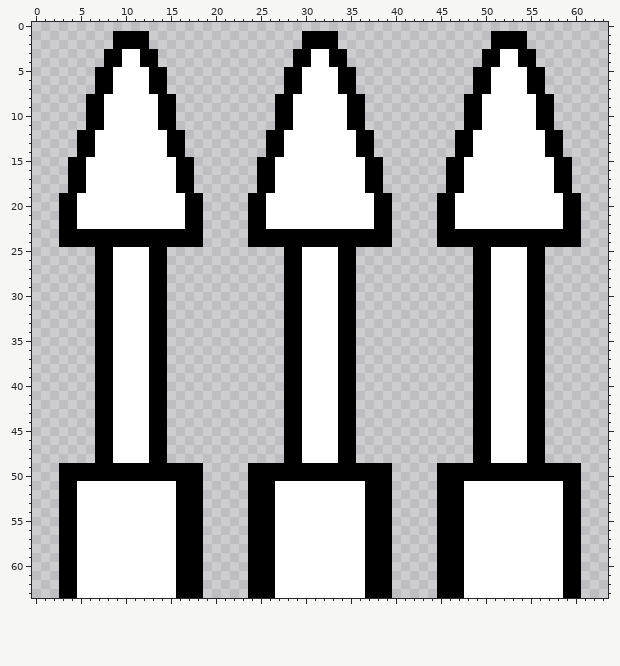
Pixel-art sprite, stored at RimDungeon/Common/Textures/Things/Building/Traps/Spikes_Unarmed.png. The picture above was drawn from the file before the commit.
The file is 64x64 pixels. Pixels under 10% opacity are left out. Colours within 5 levels of each other are drawn and written as one.
New version:
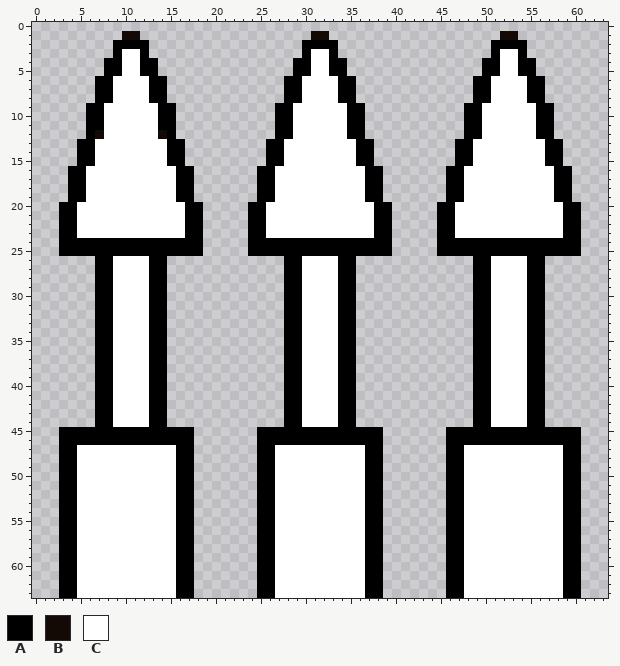
Palette (. is transparent): A #000000  B #130a06  C #ffffff
What changed:
@@ x 0..63 @@
  0 ................................................................
- 1 .........AAAA.................AAAA.................AAAA.........
+ 1 ..........BB...................BB...................BB..........
  2 .........AAAA.................AAAA.................AAAA.........
- 3 ........AACCAA...............AACCAA...............AACCAA........
+ 3 .........ACCA.................ACCA.................ACCA.........
  4 ........AACCAA...............AACCAA...............AACCAA........
- 5 .......AACCCCAA.............AACCCCAA.............AACCCCAA.......
+ 5 ........AACCAA...............AACCAA...............AACCAA........
  6 .......AACCCCAA.............AACCCCAA.............AACCCCAA.......
  7 .......AACCCCAA.............AACCCCAA.............AACCCCAA.......
- 8 ......AACCCCCCAA...........AACCCCCCAA...........AACCCCCCAA......
+ 8 .......AACCCCAA.............AACCCCAA.............AACCCCAA.......
  9 ......AACCCCCCAA...........AACCCCCCAA...........AACCCCCCAA......
@@ x 0..63 @@
 11 ......AACCCCCCAA...........AACCCCCCAA...........AACCCCCCAA......
-12 .....AACCCCCCCCAA.........AACCCCCCCCAA.........AACCCCCCCCAA.....
+12 ......ABCCCCCCBA...........AACCCCCCAA...........AACCCCCCAA......
 13 .....AACCCCCCCCAA.........AACCCCCCCCAA.........AACCCCCCCCAA.....
 14 .....AACCCCCCCCAA.........AACCCCCCCCAA.........AACCCCCCCCAA.....
-15 ....AACCCCCCCCCCAA.......AACCCCCCCCCCAA.......AACCCCCCCCCCAA....
+15 .....AACCCCCCCCAA.........AACCCCCCCCAA.........AACCCCCCCCAA.....
 16 ....AACCCCCCCCCCAA.......AACCCCCCCCCCAA.......AACCCCCCCCCCAA....
@@ x 0..63 @@
 18 ....AACCCCCCCCCCAA.......AACCCCCCCCCCAA.......AACCCCCCCCCCAA....
-19 ...AACCCCCCCCCCCCAA.....AACCCCCCCCCCCCAA.....AACCCCCCCCCCCCAA...
+19 ....AACCCCCCCCCCAA.......AACCCCCCCCCCAA.......AACCCCCCCCCCAA....
 20 ...AACCCCCCCCCCCCAA.....AACCCCCCCCCCCCAA.....AACCCCCCCCCCCCAA...
@@ x 0..63 @@
 22 ...AACCCCCCCCCCCCAA.....AACCCCCCCCCCCCAA.....AACCCCCCCCCCCCAA...
-23 ...AAAAAAAAAAAAAAAA.....AAAAAAAAAAAAAAAA.....AAAAAAAAAAAAAAAA...
+23 ...AACCCCCCCCCCCCAA.....AACCCCCCCCCCCCAA.....AACCCCCCCCCCCCAA...
 24 ...AAAAAAAAAAAAAAAA.....AAAAAAAAAAAAAAAA.....AAAAAAAAAAAAAAAA...
-25 .......AACCCCAA.............AACCCCAA.............AACCCCAA.......
+25 ...AAAAAAAAAAAAAAAA.....AAAAAAAAAAAAAAAA.....AAAAAAAAAAAAAAAA...
 26 .......AACCCCAA.............AACCCCAA.............AACCCCAA.......
@@ x 0..63 @@
 44 .......AACCCCAA.............AACCCCAA.............AACCCCAA.......
-45 .......AACCCCAA.............AACCCCAA.............AACCCCAA.......
-46 .......AACCCCAA.............AACCCCAA.............AACCCCAA.......
-47 .......AACCCCAA.............AACCCCAA.............AACCCCAA.......
-48 .......AACCCCAA.............AACCCCAA.............AACCCCAA.......
-49 ...AAAAAAAAAAAAAAAA.....AAAAAAAAAAAAAAAA.....AAAAAAAAAAAAAAAA...
-50 ...AAAAAAAAAAAAAAAA.....AAAAAAAAAAAAAAAA.....AAAAAAAAAAAAAAAA...
-51 ...AACCCCCCCCCCCAAA.....AAACCCCCCCCCCAAA.....AAACCCCCCCCCCCAA...
-52 ...AACCCCCCCCCCCAAA.....AAACCCCCCCCCCAAA.....AAACCCCCCCCCCCAA...
-53 ...AACCCCCCCCCCCAAA.....AAACCCCCCCCCCAAA.....AAACCCCCCCCCCCAA...
-54 ...AACCCCCCCCCCCAAA.....AAACCCCCCCCCCAAA.....AAACCCCCCCCCCCAA...
-55 ...AACCCCCCCCCCCAAA.....AAACCCCCCCCCCAAA.....AAACCCCCCCCCCCAA...
-56 ...AACCCCCCCCCCCAAA.....AAACCCCCCCCCCAAA.....AAACCCCCCCCCCCAA...
-57 ...AACCCCCCCCCCCAAA.....AAACCCCCCCCCCAAA.....AAACCCCCCCCCCCAA...
-58 ...AACCCCCCCCCCCAAA.....AAACCCCCCCCCCAAA.....AAACCCCCCCCCCCAA...
-59 ...AACCCCCCCCCCCAAA.....AAACCCCCCCCCCAAA.....AAACCCCCCCCCCCAA...
-60 ...AACCCCCCCCCCCAAA.....AAACCCCCCCCCCAAA.....AAACCCCCCCCCCCAA...
-61 ...AACCCCCCCCCCCAAA.....AAACCCCCCCCCCAAA.....AAACCCCCCCCCCCAA...
-62 ...AACCCCCCCCCCCAAA.....AAACCCCCCCCCCAAA.....AAACCCCCCCCCCCAA...
-63 ...AACCCCCCCCCCCAAA.....AAACCCCCCCCCCAAA.....AAACCCCCCCCCCCAA...
+45 ...AAAAAAAAAAAAAAA.......AAAAAAAAAAAAAA.......AAAAAAAAAAAAAAA...
+46 ...AAAAAAAAAAAAAAA.......AAAAAAAAAAAAAA.......AAAAAAAAAAAAAAA...
+47 ...AACCCCCCCCCCCAA.......AACCCCCCCCCCAA.......AACCCCCCCCCCCAA...
+48 ...AACCCCCCCCCCCAA.......AACCCCCCCCCCAA.......AACCCCCCCCCCCAA...
+49 ...AACCCCCCCCCCCAA.......AACCCCCCCCCCAA.......AACCCCCCCCCCCAA...
+50 ...AACCCCCCCCCCCAA.......AACCCCCCCCCCAA.......AACCCCCCCCCCCAA...
+51 ...AACCCCCCCCCCCAA.......AACCCCCCCCCCAA.......AACCCCCCCCCCCAA...
+52 ...AACCCCCCCCCCCAA.......AACCCCCCCCCCAA.......AACCCCCCCCCCCAA...
+53 ...AACCCCCCCCCCCAA.......AACCCCCCCCCCAA.......AACCCCCCCCCCCAA...
+54 ...AACCCCCCCCCCCAA.......AACCCCCCCCCCAA.......AACCCCCCCCCCCAA...
+55 ...AACCCCCCCCCCCAA.......AACCCCCCCCCCAA.......AACCCCCCCCCCCAA...
+56 ...AACCCCCCCCCCCAA.......AACCCCCCCCCCAA.......AACCCCCCCCCCCAA...
+57 ...AACCCCCCCCCCCAA.......AACCCCCCCCCCAA.......AACCCCCCCCCCCAA...
+58 ...AACCCCCCCCCCCAA.......AACCCCCCCCCCAA.......AACCCCCCCCCCCAA...
+59 ...AACCCCCCCCCCCAA.......AACCCCCCCCCCAA.......AACCCCCCCCCCCAA...
+60 ...AACCCCCCCCCCCAA.......AACCCCCCCCCCAA.......AACCCCCCCCCCCAA...
+61 ...AACCCCCCCCCCCAA.......AACCCCCCCCCCAA.......AACCCCCCCCCCCAA...
+62 ...AACCCCCCCCCCCAA.......AACCCCCCCCCCAA.......AACCCCCCCCCCCAA...
+63 ...AACCCCCCCCCCCAA.......AACCCCCCCCCCAA.......AACCCCCCCCCCCAA...
